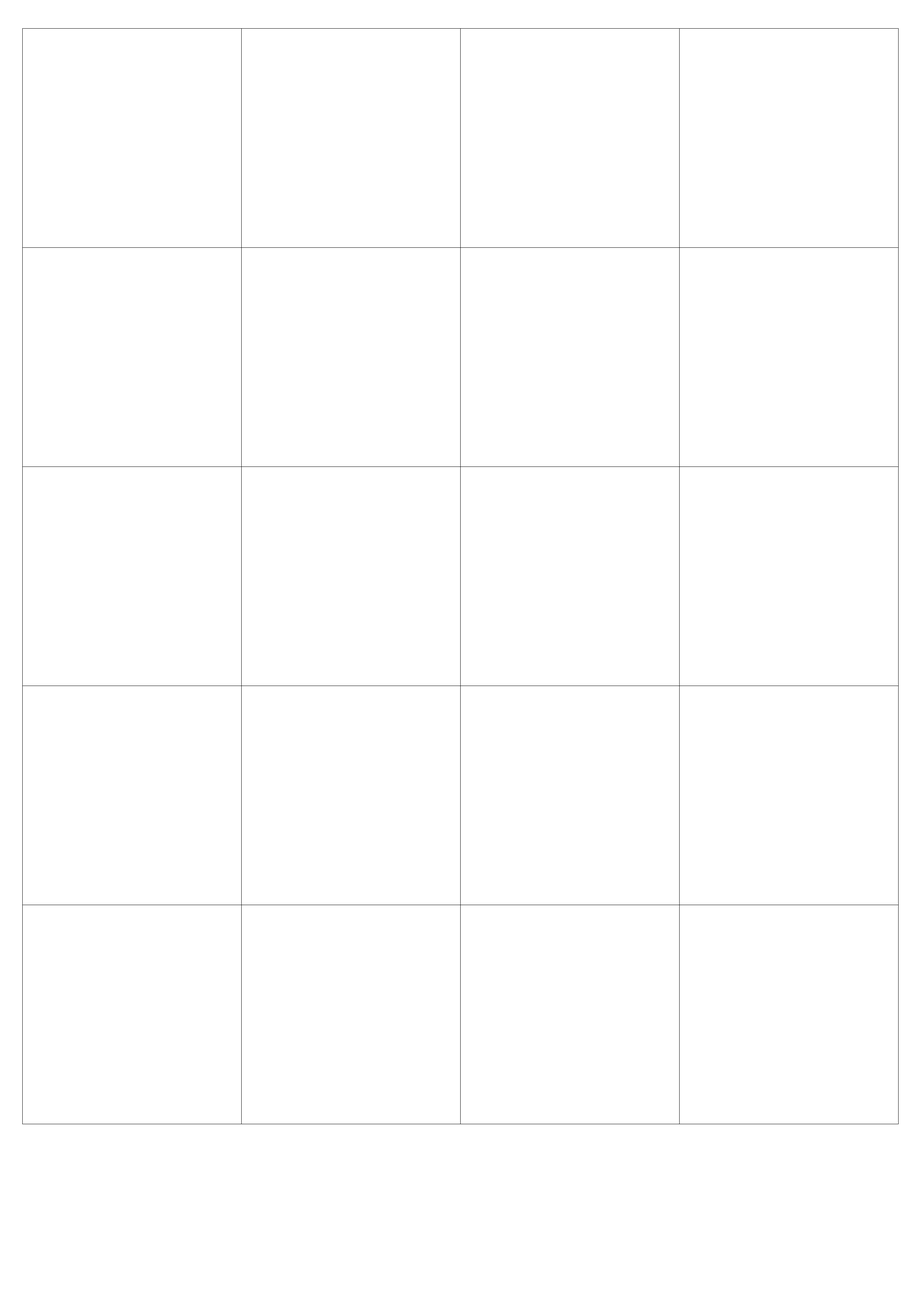
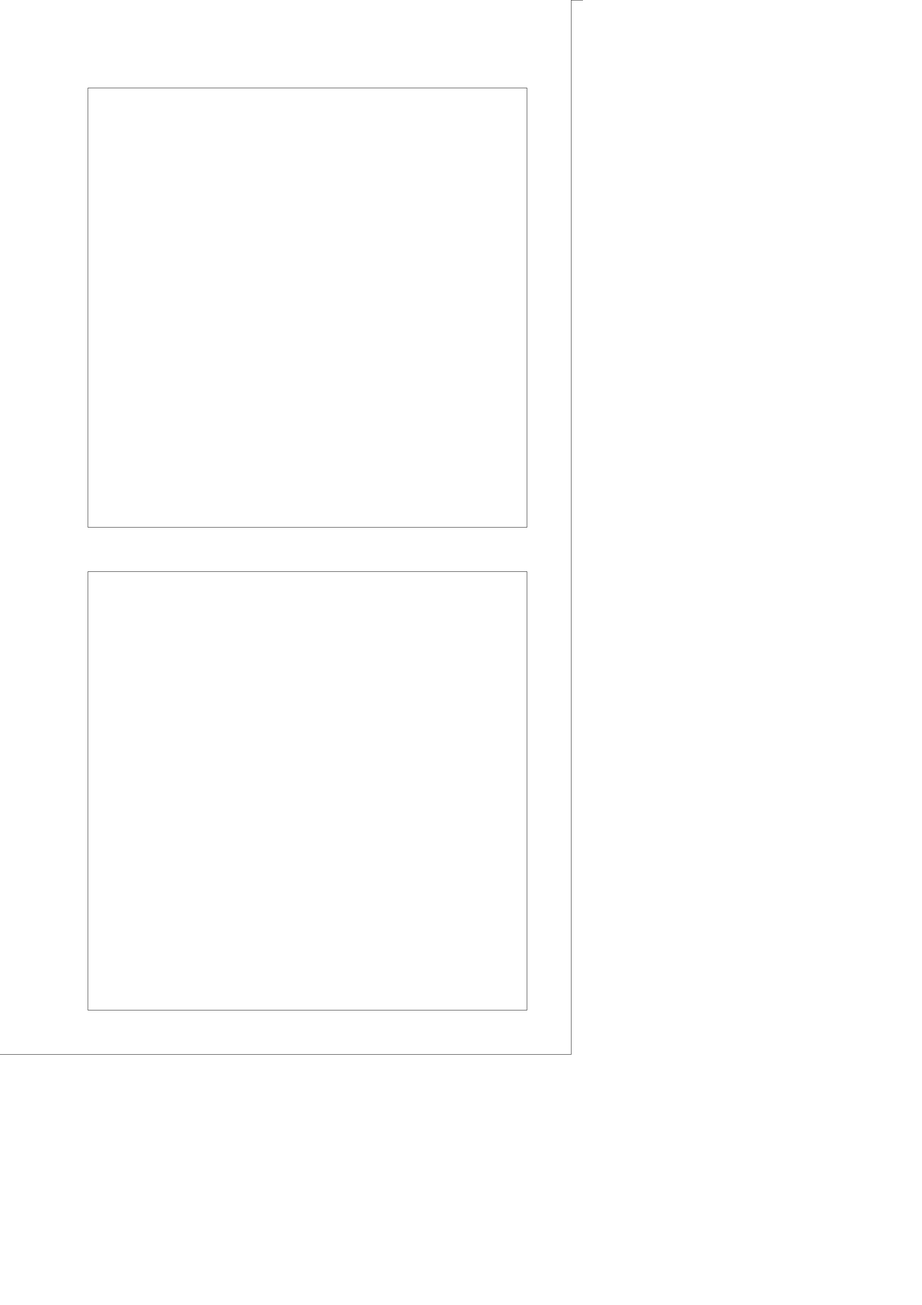
Revision of a layered 922 x 1305 image; what changed, layer by layer:
hid "Work 2" over [22, 28, 899, 1124]
added layer "Circuit outter" above "背景" over [0, 0, 584, 1055]
